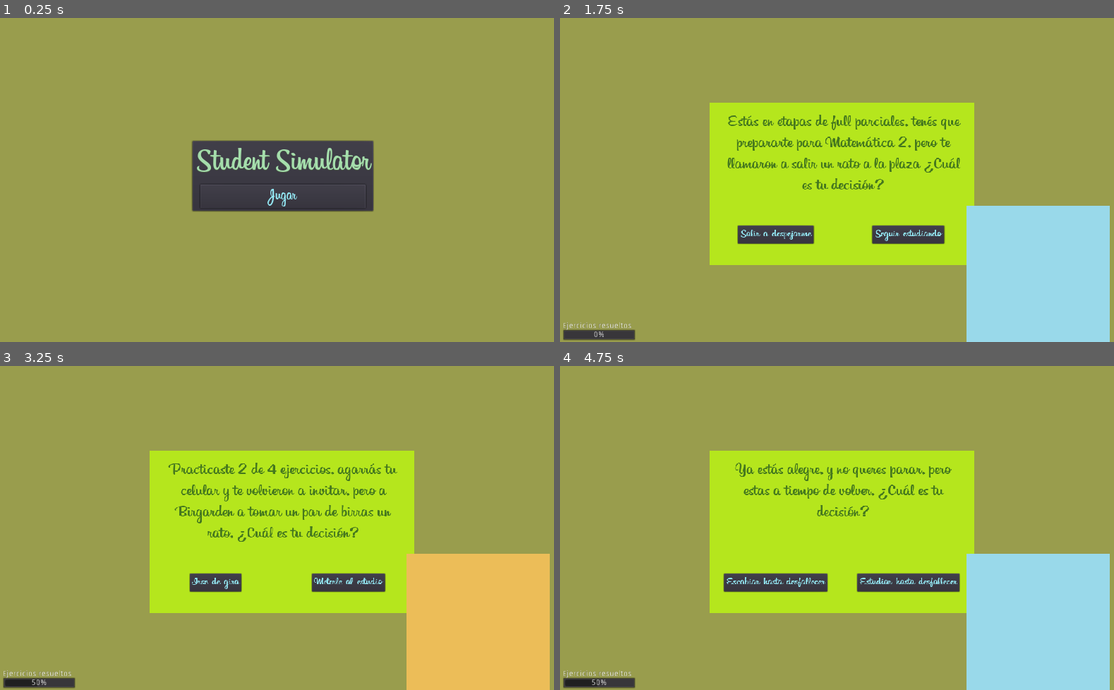
Above: before the commit, frames 1-4 (two rows, left to right).
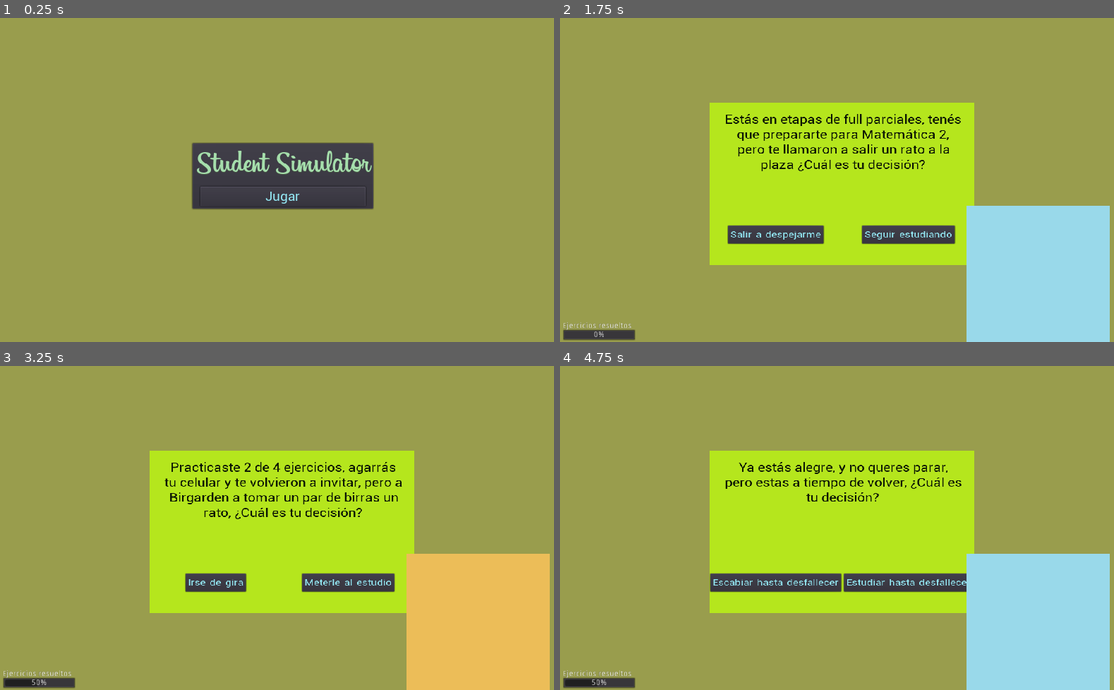
Above: after the commit, the same moments.

Repository: TraumaGames/StudentSimulator-TraumaGames
Game: Godot game, scene res://Main.tscn
The game is run twice, just before and just after one commit, with the same random seed, the same clock (stepped at 60 frames per second) and the same inputs.
Inputs:
- Up to frame 1 (0.25 s): no input
- Up to frame 2 (1.75 s): click "Jugar" at 0.5 s; tap Enter at 1.25 s
- Up to frame 3 (3.25 s): click "Seguir estudiando" at 2 s; tap Space at 2.75 s
- Up to frame 4 (4.75 s): click "Irse de gira" at 3.5 s; tap Enter at 4.25 s

The runs differ from the first frame. In frame 1, 1.6% of the frame differs, in the area x 34-68%, y 37-60%; in frame 2, 3.7%, in the area x 29-73%, y 29-70%; in frame 3, 3.5%; in frame 4, 2.8%.

Commit message:
cambio letra

Diff:
--- a/Entities/Card/Card.tscn
+++ b/Entities/Card/Card.tscn
@@ -1,12 +1,12 @@
 [gd_scene load_steps=6 format=2]
 
 [ext_resource path="res://assets/art/card/card.PNG" type="Texture" id=1]
-[ext_resource path="res://assets/fonts/Billabong-font.ttf" type="DynamicFontData" id=2]
+[ext_resource path="res://assets/fonts/Roboto-Regular.ttf" type="DynamicFontData" id=2]
 [ext_resource path="res://Entities/Card/Card.gd" type="Script" id=3]
 [ext_resource path="res://Entities/MenuButton/MenuButton.tscn" type="PackedScene" id=4]
 
 [sub_resource type="DynamicFont" id=1]
-size = 45
+size = 32
 font_data = ExtResource( 2 )
 
 [node name="Card" type="Sprite"]
@@ -20,8 +20,8 @@
 margin_top = -199.0
 margin_right = 282.151
 margin_bottom = 96.0
+custom_colors/font_color = Color( 0.0431373, 0.0823529, 0.0156863, 1 )
 custom_fonts/font = SubResource( 1 )
-custom_colors/font_color = Color( 0.270588, 0.470588, 0.117647, 1 )
 text = "Dedicate a otra cosa | Na mentira"
 align = 1
 autowrap = true
--- a/Entities/MenuButton/MenuButton.tscn
+++ b/Entities/MenuButton/MenuButton.tscn
@@ -1,9 +1,9 @@
 [gd_scene load_steps=3 format=2]
 
-[ext_resource path="res://assets/fonts/Billabong-font.ttf" type="DynamicFontData" id=1]
+[ext_resource path="res://assets/fonts/Roboto-Regular.ttf" type="DynamicFontData" id=1]
 
 [sub_resource type="DynamicFont" id=1]
-size = 30
+size = 25
 extra_spacing_space = 3
 font_data = ExtResource( 1 )
 
Not shown: 1 places in Entities/MenuButton/MenuButton.tscn that only renumber resources
Binary file added: assets/fonts/Roboto-Regular.ttf
